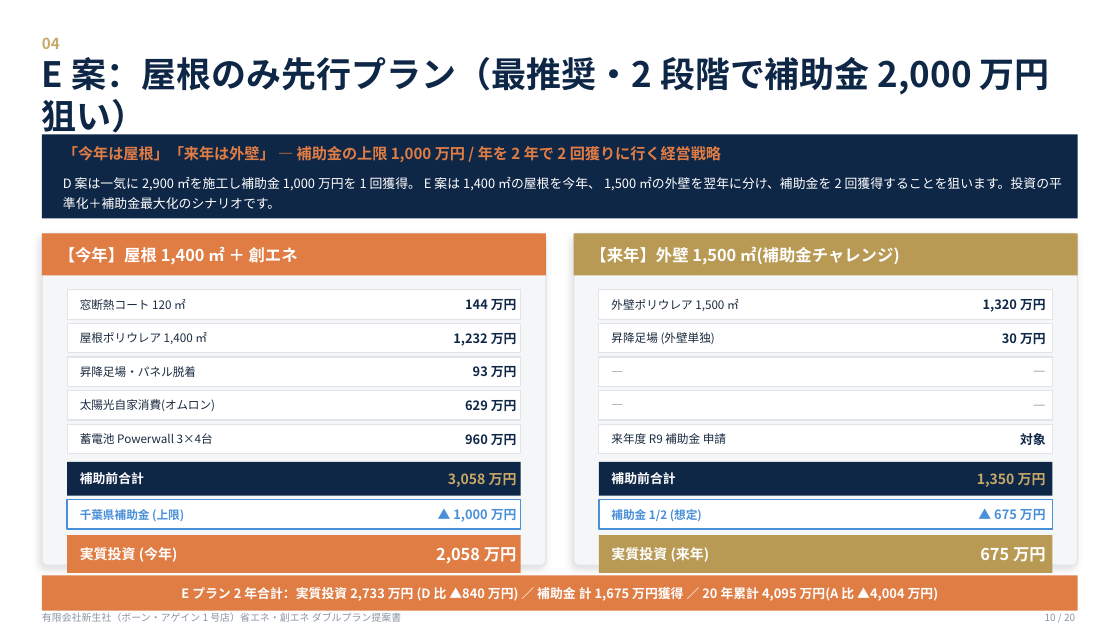
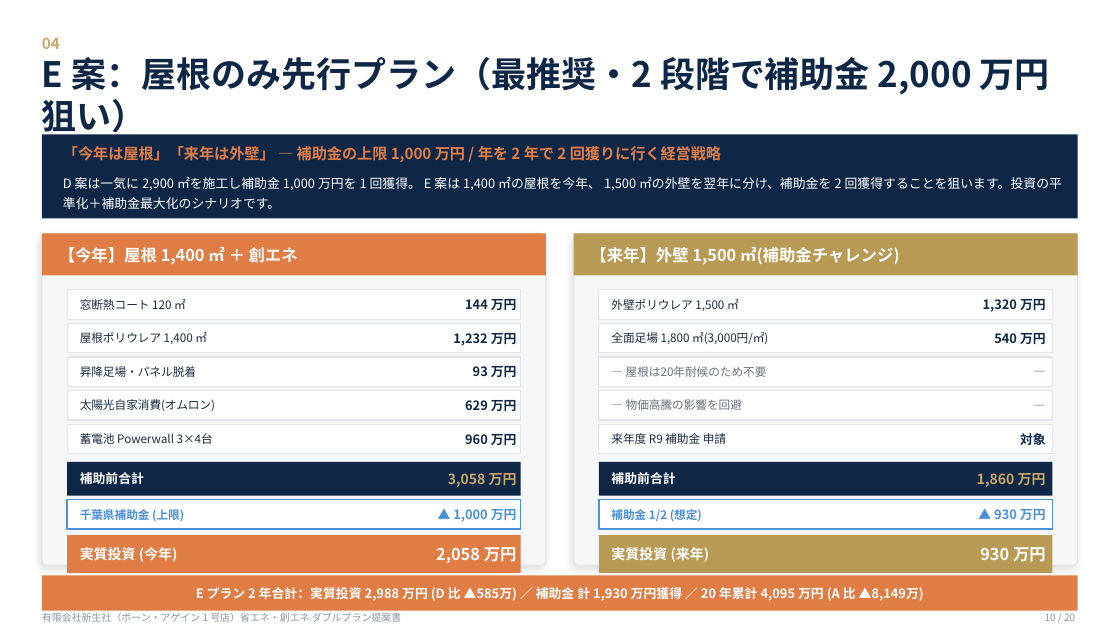
Before and after one commit to t-terasaki-beep/syscom-sustainashield, a slide deck: slide 10 of proposals/shinseisha/新生社様_省エネ創エネダブルプラン提案書.pptx. Drawn at 1120x630 pixels with LibreOffice and Linux fonts; fonts in the diff are those of the drawing. Boxes give left, top, right and bottom in pixels: in the first picture for what was removed or moved away, otherwise in the second. Text is boxed around its words. In the diff, an @@ line names an element or a change of style, - is before the commit and + after.

Commit message:
新生社 MP3音声埋め込み・5プラン完成版

```diff
--- a/proposals/shinseisha/新生社様_省エネ創エネダブルプラン提案書.pptx
+++ b/proposals/shinseisha/新生社様_省エネ創エネダブルプラン提案書.pptx
@@ text at [611, 332, 768, 344]: text changed @@
-昇降足場 (外壁単独)
+全面足場 1,800 ㎡(3,000円/㎡)
@@ text at [994, 333, 1046, 344]: text changed @@
-30 万円
+540 万円
@@ text at [626, 366, 767, 377]: text changed @@
-―
+― 屋根は20年耐候のため不要
@@ text at [626, 399, 742, 410]: text changed @@
-―
+― 物価高騰の影響を回避
@@ text at [977, 473, 1046, 487]: text changed @@
-1,350 万円
+1,860 万円
@@ text at [994, 509, 1046, 520]: text changed @@
-▲ 675 万円
+▲ 930 万円
@@ text at [980, 547, 1046, 562]: text changed @@
-675 万円
+930 万円
@@ text at [196, 587, 924, 601]: text changed @@
-E プラン 2 年合計：実質投資 2,733 万円 (D 比 ▲840 万円) ／ 補助金 計 1,675 万円獲得 ／ 20 年累計 4,095 万円(A 比 ▲4,004 万円)
+E プラン 2 年合計：実質投資 2,988 万円 (D 比 ▲585万) ／ 補助金 計 1,930 万円獲得 ／ 20 年累計 4,095 万円 (A 比 ▲8,149万)
```
Also in this commit, not shown: 4 other slides changed, 34 other files.
